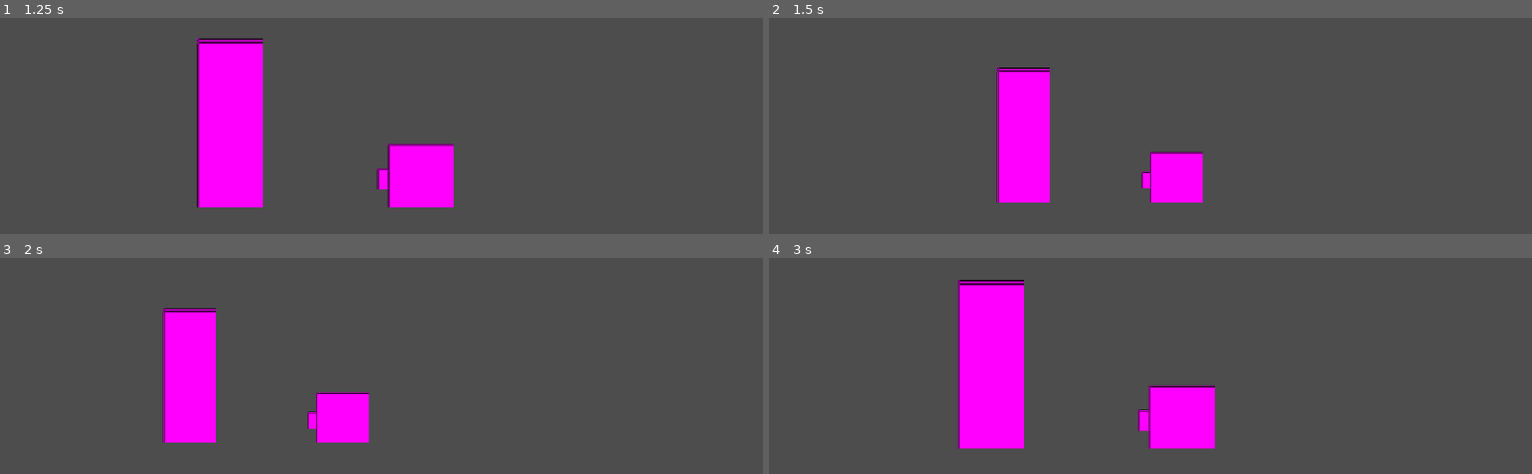
Above: before the commit, frames 1-4 (two rows, left to right).
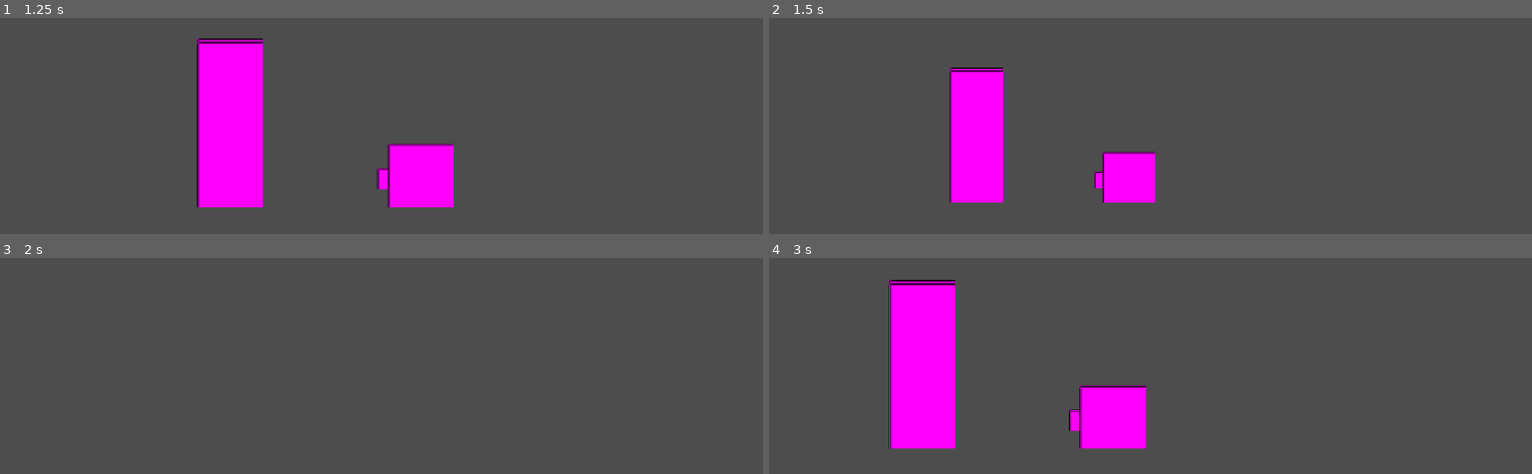
Above: after the commit, the same moments.

Repository: INV-matt/GMTK-game-jam
Game: Godot game, scene res://Main/main.tscn
The game is run twice, just before and just after one commit, with the same random seed, the same clock (stepped at 60 frames per second) and the same inputs. Before the commit the project starts from res://Scenes/main.tscn.
Inputs:
- Up to frame 1 (1.25 s): hold D (pl_right) from 0.53 s (still down); hold E (pl_dash) from 0.53 s (still down); tap Space (pl_jump) at 0.77 s
- Up to frame 2 (1.5 s): keep holding D (pl_right); release E (pl_dash) at 1.28 s; tap Tab (pl_scout) at 1.35 s
- Up to frame 3 (2 s): keep holding D (pl_right); tap Space (pl_jump) at 1.52 s
- Up to frame 4 (3 s): release D (pl_right) at 2.03 s; hold A (pl_left) 2.03-2.78 s; hold E (pl_dash) 2.03-2.78 s; hold D (pl_right) from 2.78 s (still down); tap Tab (pl_scout) at 2.85 s

Frame 1 is identical in both runs. In frame 2, 11% of the frame differs, in the area x 23-57%, y 22-86%; in frame 3, 6.1%; in frame 4, 19%, in the area x 15-59%, y 10-89%.

Commit message:
Reorganized all directories

Diff:
--- a/Scripts/camera_movement.gd
+++ b/Main/camera_movement.gd
@@ -2,7 +2,7 @@
 
 @export var ScoutSpeed = 300.0
 @export var ScoutZoomMult = 0.8
-
+@export var ScoutCameraSpeed = 10
 
 var _isScouting = false
 
@@ -16,7 +16,7 @@
     var xdir = Input.get_axis("pl_left", "pl_right")
     var ydir = Input.get_axis("pl_up", "pl_down")
 
-    position += ScoutSpeed * delta * Vector2(xdir, ydir)
+    position += ScoutSpeed * delta * Vector2(xdir, ydir) * ScoutCameraSpeed
 
 
 func _on_scout_enter() -> void:
--- a/Scenes/main.tscn
+++ b/Main/main.tscn
@@ -1,7 +1,7 @@
 [gd_scene load_steps=7 format=3 uid="uid://b3ip2tsabj3dm"]
 
-[ext_resource type="PackedScene" uid="uid://cnv1i1bs5daa0" path="res://Scenes/player.tscn" id="1_5lr7u"]
-[ext_resource type="Script" uid="uid://jy3cw8fsadki" path="res://Scripts/camera_movement.gd" id="2_bo1nx"]
+[ext_resource type="PackedScene" uid="uid://cnv1i1bs5daa0" path="res://Player/player.tscn" id="1_2w1kt"]
+[ext_resource type="Script" uid="uid://jy3cw8fsadki" path="res://Main/camera_movement.gd" id="2_qvhan"]
 
 [sub_resource type="WorldBoundaryShape2D" id="WorldBoundaryShape2D_ik0b0"]
 
@@ -16,11 +16,11 @@
 
 [node name="Main" type="Node2D"]
 
-[node name="Player" parent="." instance=ExtResource("1_5lr7u")]
+[node name="Player" parent="." instance=ExtResource("1_2w1kt")]
 
 [node name="Camera2D" type="Camera2D" parent="Player"]
 position_smoothing_enabled = true
-script = ExtResource("2_bo1nx")
+script = ExtResource("2_qvhan")
 
 [node name="StaticBody2D" type="StaticBody2D" parent="."]
 position = Vector2(0, 72)
--- a/Scenes/player.tscn
+++ b/Player/player.tscn
@@ -1,7 +1,7 @@
 [gd_scene load_steps=5 format=3 uid="uid://cnv1i1bs5daa0"]
 
-[ext_resource type="Script" uid="uid://cw3ket1027r37" path="res://Scripts/player.gd" id="1_dynme"]
-[ext_resource type="PackedScene" uid="uid://bgbjkfr7hkkyh" path="res://Scenes/climb_power.tscn" id="2_cvnsp"]
+[ext_resource type="Script" uid="uid://cw3ket1027r37" path="res://Player/player.gd" id="1_dynme"]
+[ext_resource type="PackedScene" uid="uid://bgbjkfr7hkkyh" path="res://Powers/Climb Power/climb_power.tscn" id="2_cvnsp"]
 
 [sub_resource type="PlaceholderTexture2D" id="PlaceholderTexture2D_wp0l0"]
 size = Vector2(16, 32)
--- a/Scenes/base_power.tscn
+++ b/Powers/Base Power/base_power.tscn
@@ -1,6 +1,6 @@
 [gd_scene load_steps=2 format=3 uid="uid://dqkdx0irhvkrp"]
 
-[ext_resource type="Script" uid="uid://b2l5sncqetkc" path="res://Scripts/base_power.gd" id="1_rk6ry"]
+[ext_resource type="Script" uid="uid://b2l5sncqetkc" path="res://Powers/Base Power/base_power.gd" id="1_rk6ry"]
 
 [node name="base_power" type="Node2D" groups=["power"]]
 script = ExtResource("1_rk6ry")
--- /dev/null
+++ b/Powers/Climb Power/climb_power.tscn
@@ -0,0 +1,6 @@
+[gd_scene load_steps=2 format=3 uid="uid://bgbjkfr7hkkyh"]
+
+[ext_resource type="Script" uid="uid://krxwaahc53ep" path="res://Powers/Climb Power/climb_power.gd" id="1_g7bkn"]
+
+[node name="climb_power" type="Node2D" groups=["power"]]
+script = ExtResource("1_g7bkn")
--- a/Scenes/dash_power.tscn
+++ b/Powers/Dash Power/dash_power.tscn
@@ -1,6 +1,6 @@
 [gd_scene load_steps=2 format=3 uid="uid://sgp1mlwgotkw"]
 
-[ext_resource type="Script" uid="uid://bm48sm6w3ijss" path="res://Scripts/dash_power.gd" id="1_mh6kn"]
+[ext_resource type="Script" uid="uid://bm48sm6w3ijss" path="res://Powers/Dash Power/dash_power.gd" id="1_mh6kn"]
 
 [node name="dash" type="Node2D" groups=["power"]]
 script = ExtResource("1_mh6kn")
--- a/Scenes/double_jump_power.tscn
+++ b/Powers/Double Jump Power/double_jump_power.tscn
@@ -1,6 +1,6 @@
 [gd_scene load_steps=2 format=3 uid="uid://cdpjrx4rk05n6"]
 
-[ext_resource type="Script" uid="uid://c74bj17eqxd3x" path="res://Scripts/double_jump.gd" id="1_v882p"]
+[ext_resource type="Script" uid="uid://c74bj17eqxd3x" path="res://Powers/Double Jump Power/double_jump.gd" id="1_v882p"]
 
 [node name="double_jump" type="Node2D" groups=["power"]]
 script = ExtResource("1_v882p")
--- a/Scenes/climb_power.tscn
+++ /dev/null
@@ -1,6 +0,0 @@
-[gd_scene load_steps=2 format=3 uid="uid://bgbjkfr7hkkyh"]
-
-[ext_resource type="Script" uid="uid://krxwaahc53ep" path="res://Scripts/climb_power.gd" id="1_k2dol"]
-
-[node name="climb_power" type="Node2D" groups=["power"]]
-script = ExtResource("1_k2dol")
--- a/project.godot
+++ b/project.godot
@@ -11,13 +11,13 @@
 [application]
 
 config/name="GMTK-game-jam-2025"
-run/main_scene="res://Scenes/main.tscn"
+run/main_scene="res://Main/main.tscn"
 config/features=PackedStringArray("4.4", "Mobile")
 config/icon="res://icon.svg"
 
 [autoload]
 
-SignalBus="*res://Scripts/SignalBus.gd"
+SignalBus="*res://Main/SignalBus.gd"
 
 [dotnet]
 
@@ -69,6 +69,8 @@
 pl_scout={
 "deadzone": 0.2,
 "events": [Object(InputEventKey,"resource_local_to_scene":false,"resource_name":"","device":-1,"window_id":0,"alt_press …(195 unchanged characters)…
+, Object(InputEventKey,"resource_local_to_scene":false,"resource_name":"","device":-1,"window_id":0,"alt_pressed":false,"shift_pressed":false,"ctrl_pressed":false,"meta_pressed":false,"pressed":false,"keycode":0,"physical_keycode":81,"key_label":0,"unicode":113,"location":0,"echo":false,"script":null)
+, Object(InputEventJoypadButton,"resource_local_to_scene":false,"resource_name":"","device":-1,"button_index":2,"pressure":0.0,"pressed":false,"script":null)
 ]
 }
 pl_dash={
Renamed: Scripts/SignalBus.gd -> Main/SignalBus.gd
Renamed: Scripts/SignalBus.gd.uid -> Main/SignalBus.gd.uid
Renamed: Scripts/camera_movement.gd.uid -> Main/camera_movement.gd.uid
Renamed: Scripts/player.gd -> Player/player.gd
Renamed: Scripts/player.gd.uid -> Player/player.gd.uid
Renamed: Scripts/base_power.gd -> Powers/Base Power/base_power.gd
Renamed: Scripts/base_power.gd.uid -> Powers/Base Power/base_power.gd.uid
Renamed: Scripts/climb_power.gd -> Powers/Climb Power/climb_power.gd
Renamed: Scripts/climb_power.gd.uid -> Powers/Climb Power/climb_power.gd.uid
Renamed: Scripts/dash_power.gd -> Powers/Dash Power/dash_power.gd
Renamed: Scripts/dash_power.gd.uid -> Powers/Dash Power/dash_power.gd.uid
Renamed: Scripts/double_jump.gd -> Powers/Double Jump Power/double_jump.gd
(and 6 more such lines)
